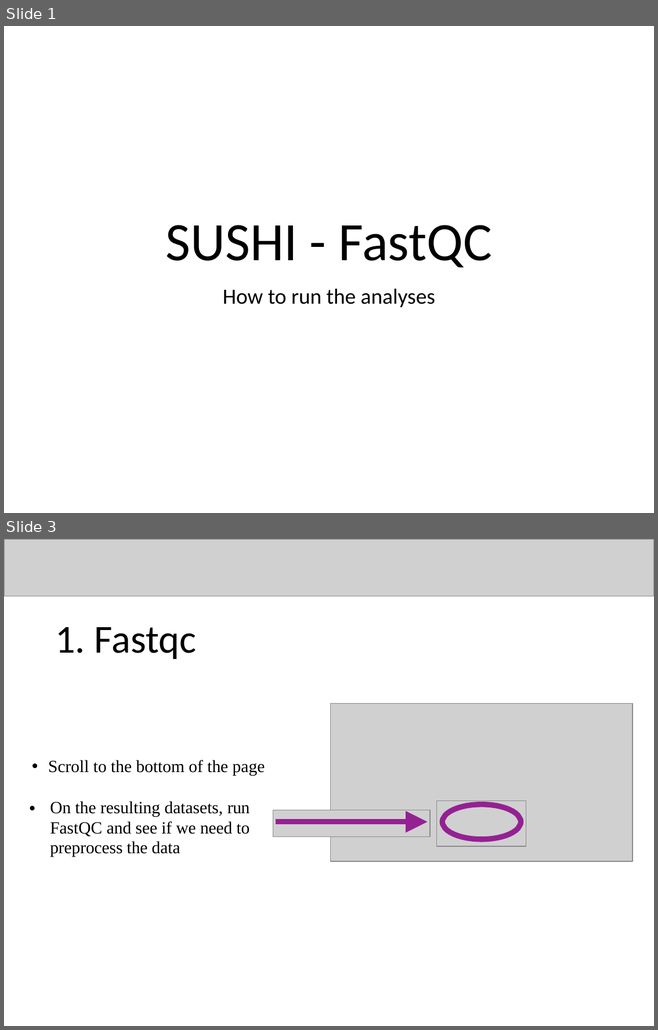
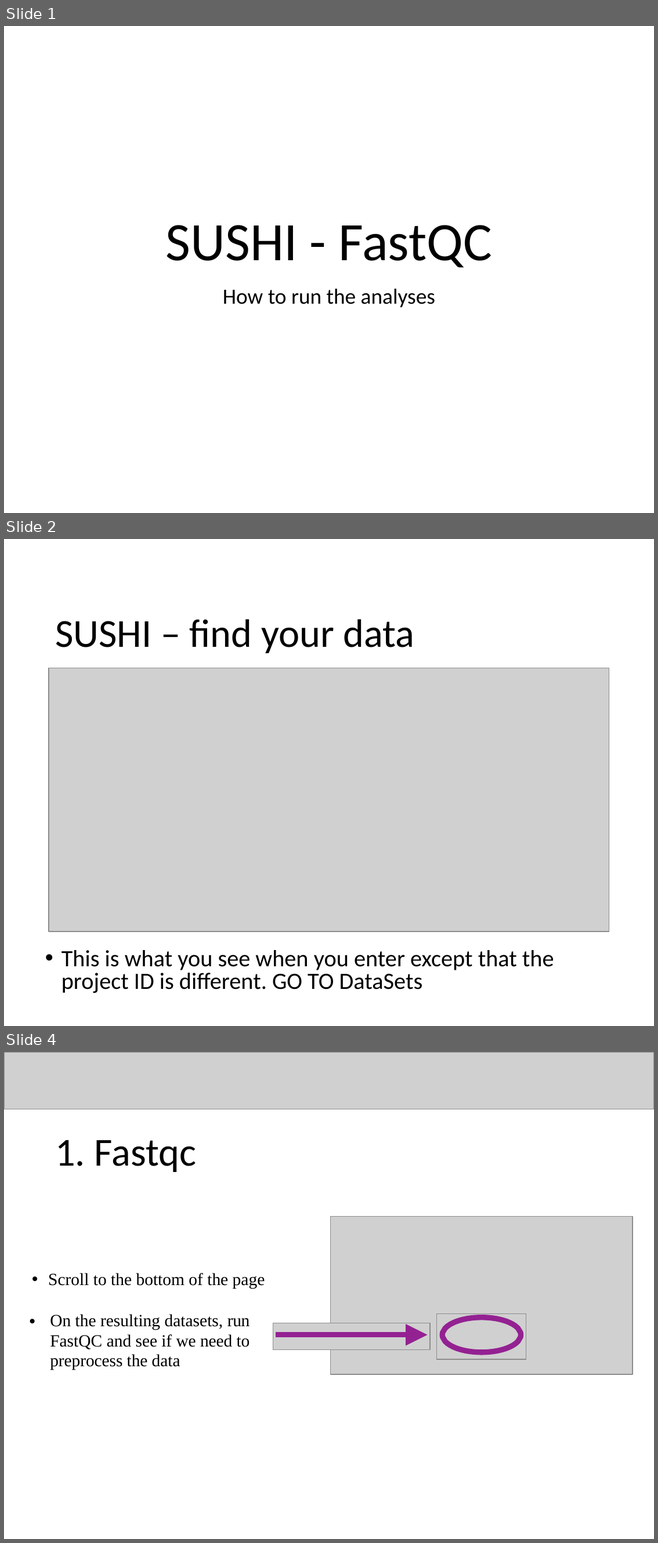
Before and after one commit to zajacn/metagenomics_course_FGCZ, a slide deck: instructions/FastQC.pptx. Shown one above the other, each under a label of ours: slides 1 and 3 before the commit, slides 1, 2 and 4 after it; the slides between them are not shown. The pictures are 658x1030 and 658x1543 pixels, drawn with LibreOffice and Linux fonts; fonts in the diff are those of the drawing; grey boxes stand for pictures; background and template pictures are left out. Boxes give left, top, right and bottom in pixels: in the first picture for what was removed or moved away, otherwise in the second. Text is boxed around its words. In the diff, an @@ line names an element or a change of style, - is before the commit and + after.

```diff
--- a/instructions/FastQC.pptx
+++ b/instructions/FastQC.pptx
@@ slide 2 added at <box>4,539,654,1026</box>, background #FFFFFF @@
@@ title added at <box>55,619,415,653</box>, 44 pt, text #000000 @@
+SUSHI – find your data
@@ picture added at <box>49,668,609,932</box> @@
@@ text added at <box>61,950,554,993</box>, 25.9 pt, text #000000 @@
+• This is what you see when you enter except that the project ID is different. GO TO DataSets
@@ what was slide 3 is now slide 4 @@
```
Also in this commit, not shown: 1 slide changed, 13 other files.
